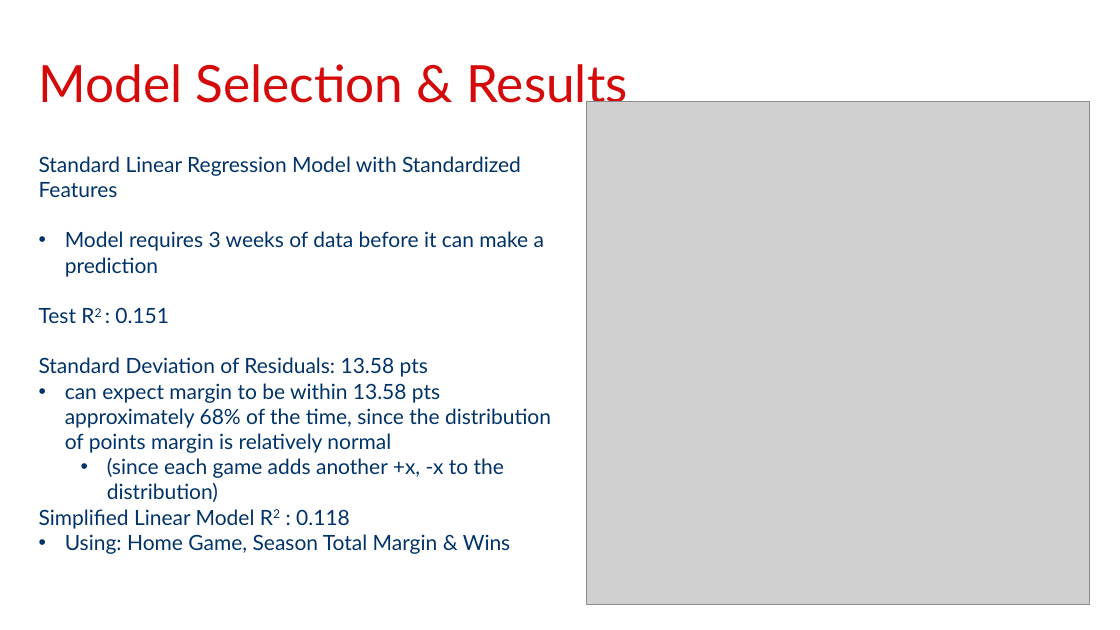
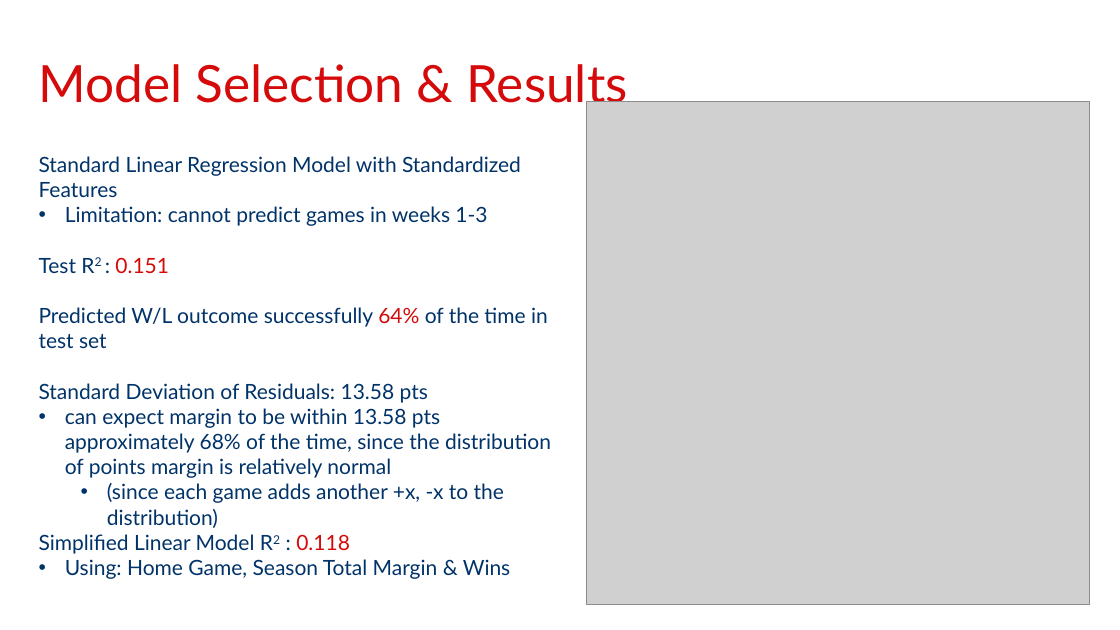
Before and after one commit to edubu2/metis-project2, a slide deck: slide 6 of NFL_Linear_Regression.pptx.pptx. Drawn at 1120x630 pixels with LibreOffice and Linux fonts; fonts in the diff are those of the drawing; grey boxes stand for pictures. Boxes give left, top, right and bottom in pixels: in the first picture for what was removed or moved away, otherwise in the second. Text is boxed around its words. In the diff, an @@ line names an element or a change of style, - is before the commit and + after.

```diff
--- a/NFL_Linear_Regression.pptx.pptx
+++ b/NFL_Linear_Regression.pptx.pptx
@@ text at <box>65,206,487,226</box>: text changed @@
-• Model requires 3 weeks of data before it can make a prediction
+• Limitation: cannot predict games in weeks 1-3
@@ text at <box>39,257,350,554</box>: text colour #013369 to #D50A0A in "0.151", "0.118" @@
@@ text at <box>39,307,548,348</box>: paragraph added @@
+Predicted W/L outcome successfully 64% of the time in test set
```
Also in this commit, not shown: 2 other slides changed, 1 slide added, 4 other files.
